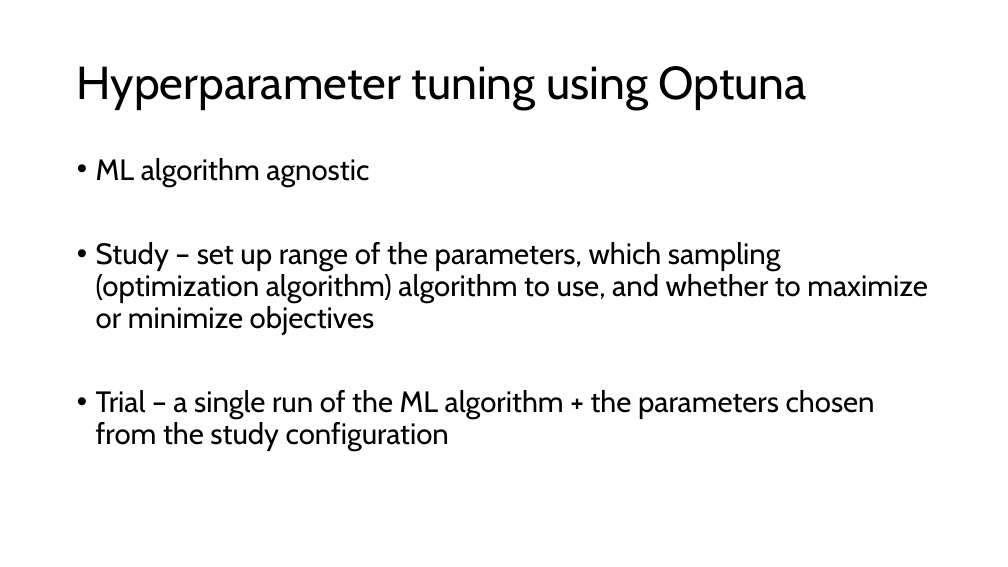
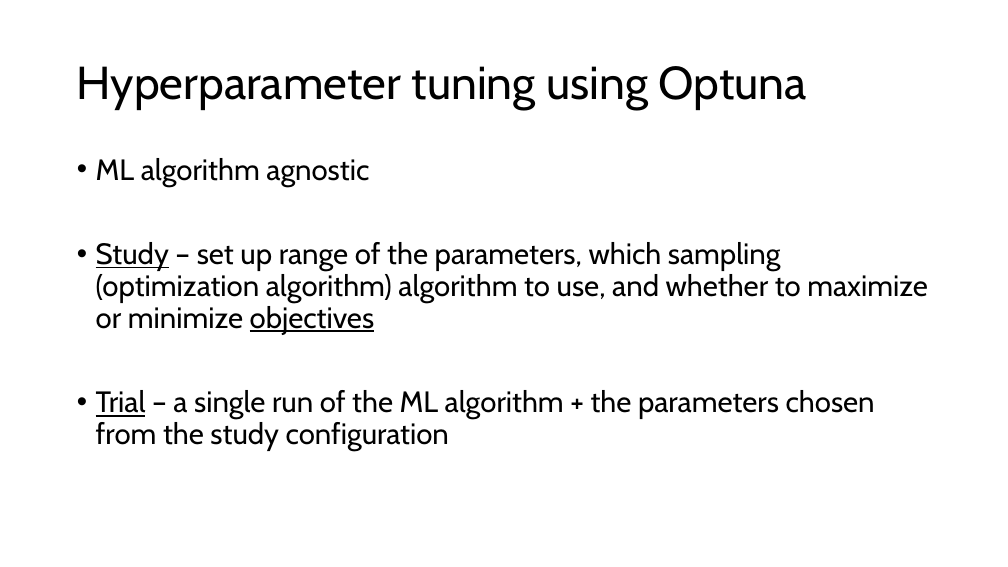
Before and after one commit to amitsaha/optuna-demo, a slide deck: slide 3 of Hyperparameter optimization using Optuna.pptx. Drawn at 1008x567 pixels with LibreOffice and Linux fonts; fonts in the diff are those of the drawing. Boxes give left, top, right and bottom in pixels: in the first picture for what was removed or moved away, otherwise in the second. Text is boxed around its words. In the diff, an @@ line names an element or a change of style, - is before the commit and + after.

```diff
--- a/Hyperparameter optimization using Optuna.pptx
+++ b/Hyperparameter optimization using Optuna.pptx
@@ text at (96, 242, 928, 451): underline on in "Study objectives", "Trial" @@
```
Also in this commit, not shown: 4 other slides changed, 6 slides added, 3 slides removed, 2 other files.
